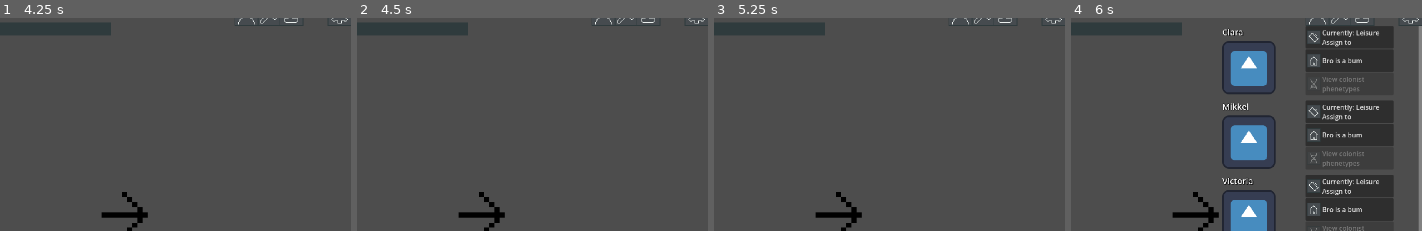
Above: before the commit, frames 1-4 (left to right).
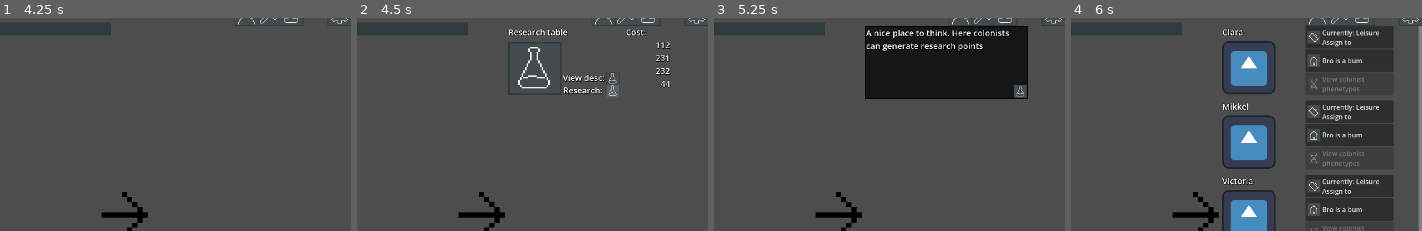
Above: after the commit, the same moments.

Repository: Lueegee1/EksamenDDU
Game: Godot game, scene res://Scenes/Root.tscn
The game is run twice, just before and just after one commit, with the same random seed, the same clock (stepped at 60 frames per second) and the same inputs. The engine's default icon, where the game draws it, is replaced by a stand-in: a white triangle on a blue panel in a dark square.
Inputs (mouse positions are % of the whole screen's width and height, from its top left):
- Up to frame 1 (4.25 s): click (3, 96) at 0.5 s; click (99, 4) at 1.25 s; click (96, 50) at 2 s; click (96, 4) at 2.75 s; click (89, 4) at 3.5 s
- Up to frame 2 (4.5 s): click (92, 4) at 4.25 s
- Up to frame 3 (5.25 s): click (86, 18) at 5.02 s
- Up to frame 4 (6 s): click (86, 4) at 5.75 s
The pictures show only the part of the screen within x 50-100%, y 4-54%; the shares and areas given below are measured in that part.

Frame 1 is identical in both runs. In frame 2, 2.0% of the frame differs, in the area x 43-90%, y 5-37%; in frame 3, 15%, in the area x 43-90%, y 3-39%; in frame 4, nothing differs.

Commit message:
Research Working :))))))

Diff:
--- a/ddu-eksamen/Scenes/ColonistCard.tscn
+++ b/ddu-eksamen/Scenes/ColonistCard.tscn
@@ -1,6 +1,6 @@
 [gd_scene format=3 uid="uid://c51w70mvytncd"]
 
-[ext_resource type="Script" uid="uid://b3n07pplj4ao6" path="res://Scenes/ColonistCard.gd" id="1_058vy"]
+[ext_resource type="Script" uid="uid://b3n07pplj4ao6" path="res://Scripts/ColonistCard.gd" id="1_058vy"]
 [ext_resource type="Texture2D" uid="uid://wf57ycnil5u2" path="res://icon.svg" id="1_dhpgx"]
 [ext_resource type="Texture2D" uid="uid://dkpbq1ka4kp7i" path="res://Assets/temp files/buttons/Sprite-0003-Sheet2.png" id="2_macvx"]
 [ext_resource type="Texture2D" uid="uid://dsq0jh0ac8php" path="res://Assets/temp files/buttons/Sprite-0003-Sheet1.png" id="3_dybca"]
--- a/ddu-eksamen/Scenes/ResearchCard.gd
+++ /dev/null
@@ -1,15 +0,0 @@
-extends Control
-
-func setup(index):
-
-#	$Group1/Sprite.texture = load()
-	$Group1/Label.text = Global.GameManager.researches[index]["name"]
-
-# Called when the node enters the scene tree for the first time.
-func _ready() -> void:
-	pass # Replace with function body.
-
-
-# Called every frame. 'delta' is the elapsed time since the previous frame.
-func _process(delta: float) -> void:
-	pass
--- a/ddu-eksamen/Scenes/ResearchCard.tscn
+++ b/ddu-eksamen/Scenes/ResearchCard.tscn
@@ -1,6 +1,6 @@
 [gd_scene format=3 uid="uid://barv34ofqxwg1"]
 
-[ext_resource type="Script" uid="uid://r5gr2qn7nuh1" path="res://Scenes/ResearchCard.gd" id="1_f2vpl"]
+[ext_resource type="Script" uid="uid://r5gr2qn7nuh1" path="res://Scripts/ResearchCard.gd" id="1_f2vpl"]
 [ext_resource type="Texture2D" uid="uid://wf57ycnil5u2" path="res://icon.svg" id="2_04l2y"]
 [ext_resource type="Texture2D" uid="uid://t8q6w2csfxu7" path="res://Assets/temp files/buttons/Sprite-0003-Sheet8.png" id="2_xehxn"]
 [ext_resource type="Texture2D" uid="uid://csbv60p3aqecs" path="res://Assets/temp files/buttons/Sprite-0003-Sheet-Sheet8.png" id="3_f2vpl"]
@@ -26,6 +26,7 @@
 offset_bottom = 40.0
 
 [node name="Sprite" type="Sprite2D" parent="Group1" unique_id=1149236437]
+visible = false
 position = Vector2(64, 100)
 texture = ExtResource("2_04l2y")
 
@@ -39,8 +40,8 @@
 
 [node name="Label2" type="Label" parent="Group1" unique_id=43062341]
 layout_mode = 0
-offset_left = 255.0
-offset_right = 414.0
+offset_left = 230.0
+offset_right = 389.0
 offset_bottom = 152.0
 text = "Cost:
 112
@@ -68,6 +69,7 @@
 offset_bottom = 172.0
 texture_normal = ExtResource("2_xehxn")
 texture_pressed = ExtResource("3_f2vpl")
+texture_disabled = ExtResource("3_f2vpl")
 
 [node name="Label4" type="Label" parent="Group1" unique_id=1870785312]
 layout_mode = 0
@@ -88,22 +90,53 @@
 texture_normal = ExtResource("2_xehxn")
 texture_pressed = ExtResource("3_f2vpl")
 
-[node name="Group 2" type="Control" parent="." unique_id=1699188147]
+[node name="TextureRect" type="TextureRect" parent="Group1" unique_id=298410664]
+layout_mode = 0
+offset_top = 38.0
+offset_right = 128.0
+offset_bottom = 166.0
+texture = ExtResource("2_04l2y")
+
+[node name="Group2" type="Control" parent="." unique_id=1699188147]
 visible = false
 anchors_preset = 0
 offset_right = 40.0
 offset_bottom = 40.0
 
-[node name="ColorRect" type="ColorRect" parent="Group 2" unique_id=1043464031]
+[node name="ColorRect" type="ColorRect" parent="Group2" unique_id=1043464031]
+z_index = -1
 layout_mode = 0
-offset_right = 415.0
+offset_right = 391.0
 offset_bottom = 175.0
 color = Color(0, 0, 0, 1)
 
-[node name="Label4" type="Label" parent="Group 2" unique_id=1500320946]
+[node name="ColorRect2" type="ColorRect" parent="Group2" unique_id=191296040]
 layout_mode = 0
-offset_right = 415.0
-offset_bottom = 175.0
-text = "View desc lorum ipsum View desc lorum ipsum View desc lorum ipsum View desc lorum ipsum View desc lorum ipsum View desc lorum ipsum View desc lorum ipsum View desc lorum ipsum View desc "
+offset_left = 2.0
+offset_top = 2.0
+offset_right = 389.0
+offset_bottom = 173.0
+color = Color(0.0885599, 0.0885599, 0.0885599, 1)
+
+[node name="Label4" type="Label" parent="Group2" unique_id=1500320946]
+layout_mode = 0
+offset_left = 2.0
+offset_top = 2.0
+offset_right = 389.0
+offset_bottom = 173.0
+text = "View desc lorum ipsum View desc lorum ipsum View desc lorum ipsum View desc lorum ipsum View desc lorum ipsum View desc lorum ipsum View desc lorum ipsum "
 label_settings = SubResource("LabelSettings_dhpgx")
 autowrap_mode = 3
+
+[node name="TextureButton2" type="TextureButton" parent="Group2" unique_id=2104746933]
+layout_mode = 0
+offset_left = 357.0
+offset_top = 141.0
+offset_right = 389.0
+offset_bottom = 173.0
+texture_normal = ExtResource("2_xehxn")
+texture_pressed = ExtResource("3_f2vpl")
+
+[connection signal="pressed" from="Group1/TextureButton" to="." method="_on_research_button_pressed"]
+[connection signal="pressed" from="Group1/TextureButton2" to="." method="_on_description_button_pressed"]
+[connection signal="pressed" from="Group2/TextureButton2" to="." method="_on_description_button_pressed"]
--- /dev/null
+++ b/ddu-eksamen/Scripts/ResearchCard.gd
@@ -0,0 +1,52 @@
+extends Control
+
+@onready var sprite = $Group1/TextureRect
+@onready var nametag = $Group1/Label
+@onready var research_button = $Group1/TextureButton
+@onready var description_button = $Group1/TextureButton2
+@onready var discription = $Group2/Label4
+@onready var cost = $Group1/Label2
+var research
+func setup(index):
+	research = index
+	if Global.GameManager.researches[index]["icons"] != "":
+		sprite.texture = load(Global.GameManager.researches[index]["icons"])
+	sprite.size = Vector2(128,128)
+	nametag.text = Global.GameManager.researches[index]["name"]
+	if Global.GameManager.researches[index]["description"] != "":
+		discription.text = Global.GameManager.researches[index]["description"]
+	else:
+		discription.text = "This is a very mysterious research"
+
+# Called when the node enters the scene tree for the first time.
+
+
+
+func _ready() -> void:
+	pass # Replace with function body.
+
+
+# Called every frame. 'delta' is the elapsed time since the previous frame.
+func _process(delta: float) -> void:
+	if Global.GameManager.meet_research_requirements(research) and Global.GameManager.can_afford_research(research):
+		print("Meets requirements")
+		print(research)
+		research_button.disabled = false
+	else:
+		research_button.disabled = true
+	pass
+
+
+func _on_description_button_pressed() -> void:
+	if $Group2.visible != true:
+		$Group1.visible = false
+		$Group2.visible = true
+	else:
+		$Group2.visible = false
+		$Group1.visible = true
+	pass # Replace with function body.
+
+
+func _on_research_button_pressed() -> void:
+	Global.GameManager.research(research)
+	pass # Replace with function body.
--- a/ddu-eksamen/Scripts/UI.gd
+++ b/ddu-eksamen/Scripts/UI.gd
@@ -105,17 +105,22 @@
 		$RootMenu/ColonistScroll/ColonistMenu.remove_child(colonists_card_dict[character])
 		colonists_card_dict.erase(character)
 	#Make research menu
-
 	for research in range(Global.GameManager.researches.size()):
 		research +=1
-		if Global.GameManager.meet_research_requirements(research):
+		if Global.GameManager.meet_research_requirements(research) == true and research not in research_card_dict:
 			var card = research_card.instantiate()
 			$RootMenu/ResearchScroll/ResearchMenu.add_child(card)
 			card.setup(research)
 			research_card_dict[research] = card
+
+	var to_remove2 = []
 	for research in research_card_dict:
-		if research not in Global.GameManager.colonist_dict:
-			$RootMenu/ResearchScroll/ResearchMenu.remove_child(research_card_dict[research])
+		if not Global.GameManager.meet_research_requirements(research):
+			to_remove2.append(research)
+	for research in to_remove2:
+		$RootMenu/ResearchScroll/ResearchMenu.remove_child(research_card_dict[research])
+		research_card_dict.erase(research)
+
 
 func _ready() -> void:
 	position_elements()
--- a/ddu-eksamen/data/research.json
+++ b/ddu-eksamen/data/research.json
@@ -1,6 +1,6 @@
 {
 "research" : {
-	"1": {"name":"Research table","cost":[0,10,0,0],"requirements":[], "description": "A nice place to think. Here colonists can generate research points", "icons": "", "researched":0},
+	"1": {"name":"Research table","cost":[0,10,0,0],"requirements":[], "description": "A nice place to think. Here colonists can generate research points", "icons": "res://Assets/temp files/buttons/Sprite-0003-Sheet8.png", "researched":0},
 	"2": {"name":"Explore the caves","cost":[1,0,0,0],"requirements":[1],"description": "The dark caves seem to contain useful ressources. Here colonists can gather minerals", "icons": "", "researched":0},
 	"3": {"name":"Fields","cost":[1.5,50,0,10],"requirements":[1],"description": "Start toiling the fields, here the colonists can generate food", "icons": "", "researched":0},
 	"4": {"name":"Plant flowers","cost":[1,25,0,0],"requirements":[1],"description": "Pretty up the colony with some colorful flowers, the colonists will enjoy the decorations", "icons": "", "researched":0},
Renamed: ddu-eksamen/Scenes/ColonistCard.gd -> ddu-eksamen/Scripts/ColonistCard.gd
Renamed: ddu-eksamen/Scenes/ColonistCard.gd.uid -> ddu-eksamen/Scripts/ColonistCard.gd.uid
Renamed: ddu-eksamen/Scenes/ResearchCard.gd.uid -> ddu-eksamen/Scripts/ResearchCard.gd.uid
